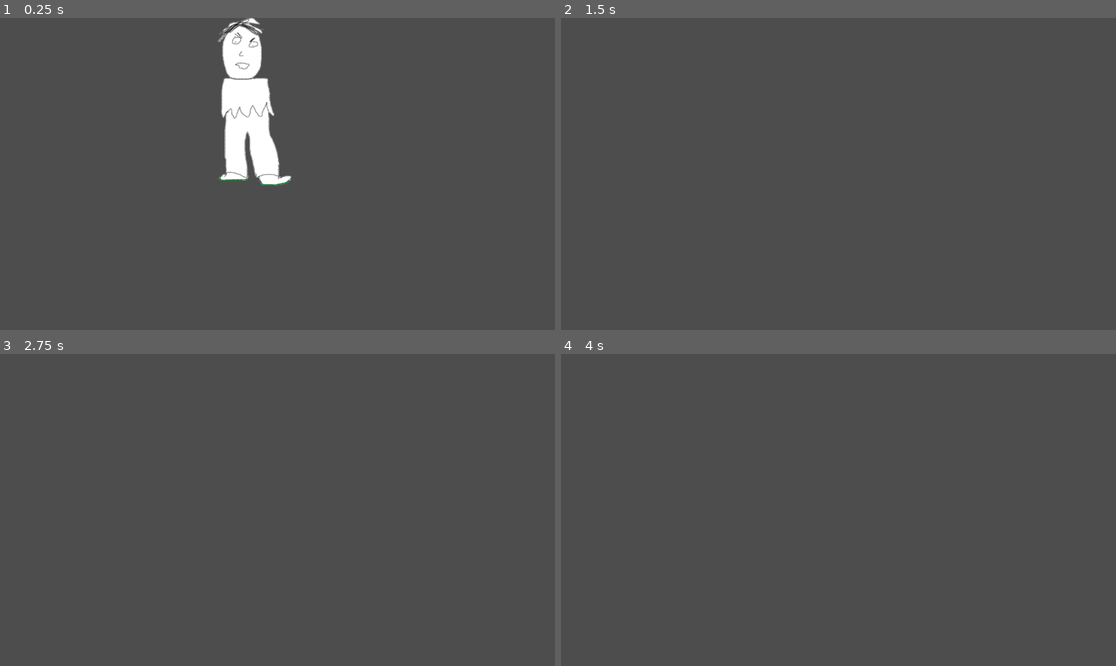
Above: before the commit, frames 1-4 (two rows, left to right).
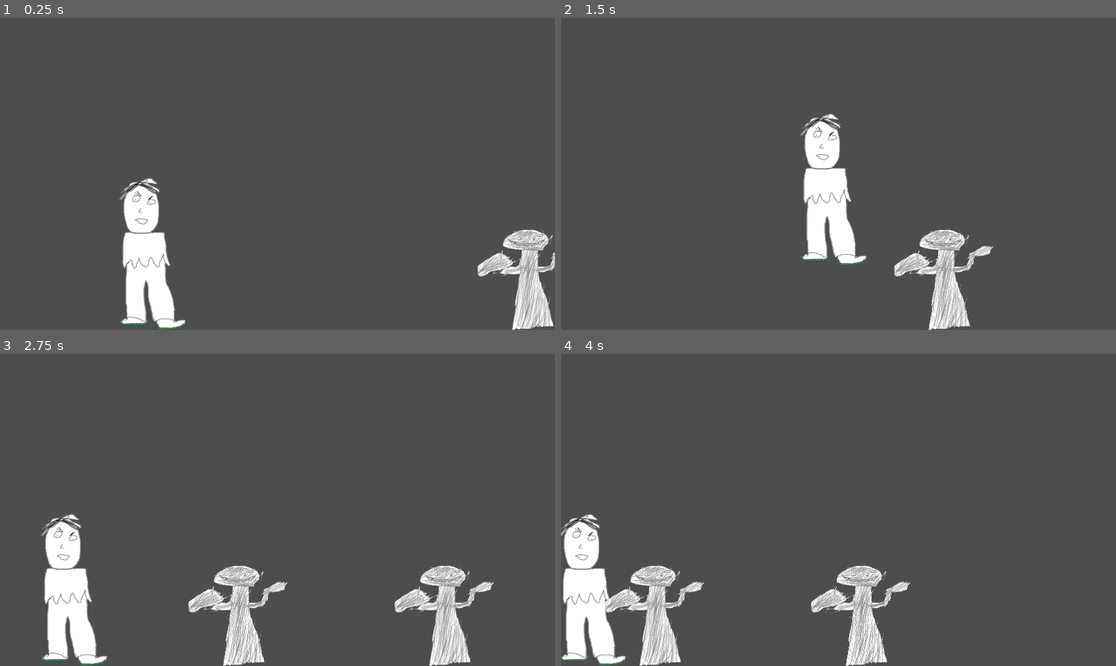
Above: after the commit, the same moments.

Repository: pwnzor79/GGJ2024
Game: Godot game, scene res://Scenes/IanScene.tscn
The game is run twice, just before and just after one commit, with the same random seed, the same clock (stepped at 60 frames per second) and the same inputs. The project has no main scene, so this scene is started directly.
Inputs:
- Up to frame 1 (0.25 s): no input
- Up to frame 2 (1.5 s): hold W (up) 0.53-1.28 s; hold D (right) from 0.53 s (still down); tap W (up) at 1.35 s
- Up to frame 3 (2.75 s): tap W (up) at 1.52, 1.82 s; release D (right) at 2.03 s; hold A (left) from 2.03 s (still down); hold W (up) from 2.03 s (still down)
- Up to frame 4 (4 s): release A (left) at 2.78 s; release W (up) at 2.78 s; hold D (right) from 2.78 s (still down); tap W (up) at 2.85, 3.02, 3.32 s; hold W (up) from 3.53 s (still down)

The runs differ from the first frame. In frame 1, 9.5% of the frame differs, in the area x 21-100%, y 0-100%; in frame 2, 5.5%; in frame 3, 7.7%; in frame 4, 7.7%.

Commit message:
Prototype

Diff:
--- /dev/null
+++ b/Ian Game/Scenes/Game Manager.gd
@@ -0,0 +1,13 @@
+extends Node2D
+
+@export var speed = 400
+
+
+# Called when the node enters the scene tree for the first time.
+func _ready():
+	pass # Replace with function body.
+
+
+# Called every frame. 'delta' is the elapsed time since the previous frame.
+func _process(delta):
+	pass
--- a/Scenes/IanCharacter.gd
+++ b/Ian Game/Scenes/IanCharacter.gd
@@ -7,6 +7,7 @@
 # Called when the node enters the scene tree for the first time.
 func _ready():
 	print("Hello it is me blumpldorf")
+
 
 func _input(event: InputEvent):
 	# Upwards movement
@@ -44,7 +45,6 @@
 		else :
 			movementVector.x = 0
 
-
 func _process(delta):
 	self.position += movementVector * delta
 	print("Hello it is me blumpldorf")
--- /dev/null
+++ b/Ian Game/Scenes/Jumpldorf.gd
@@ -0,0 +1,49 @@
+extends CharacterBody2D
+
+@export var gravity = 980
+@export var SPEED = 300.0
+@export var JUMP_VELOCITY = -400.0
+@export var RELEASE_IMPULSE = 200
+@export var RELEASE_GRAVITY_RATIO = 0.5
+@export var fallingGravityRatio = 0.5
+@export var JUMPS = 2
+@export var backwards_force_scale = 0.5
+
+var jumpsRemaining = JUMPS
+
+func do_game_manager_force(delta):
+	position.x -= IanGameManager.speed * backwards_force_scale * delta
+
+func _process(delta):
+	do_game_manager_force(delta)
+
+func _physics_process(delta):
+	# Add the gravity.
+	if not is_on_floor():
+		velocity.y += gravity * delta
+		if not Input.is_action_pressed("up"):
+			velocity.y += gravity * RELEASE_GRAVITY_RATIO * delta
+	else:
+		jumpsRemaining = JUMPS
+
+	if velocity.y < 0:
+		velocity.y += gravity * fallingGravityRatio * delta
+
+	# Handle jump.
+	if Input.is_action_just_pressed("up") and jumpsRemaining > 0:
+		velocity.y = JUMP_VELOCITY
+		jumpsRemaining-=1
+
+	if Input.is_action_just_released("up") and not is_on_floor():
+		velocity.y += RELEASE_IMPULSE
+
+	# Get the input direction and handle the movement/deceleration.
+	# As good practice, you should replace UI actions with custom gameplay actions.
+	var direction = Input.get_axis("left", "right")
+	if direction:
+		velocity.x = direction * SPEED
+	else:
+		velocity.x = move_toward(velocity.x, 0, SPEED)
+
+	position = position.clamp(Vector2.ZERO, get_viewport_rect().size)
+	move_and_slide()
--- /dev/null
+++ b/Ian Game/Scenes/MovingCamera.gd
@@ -0,0 +1,12 @@
+extends Camera2D
+
+@export var speed = 700
+
+# Called when the node enters the scene tree for the first time.
+func _ready():
+	pass # Replace with function body.
+
+
+# Called every frame. 'delta' is the elapsed time since the previous frame.
+func _process(delta):
+	position.x += speed * delta
--- /dev/null
+++ b/Ian Game/Scenes/Obstacles/Obstacle Spawner.gd
@@ -0,0 +1,19 @@
+extends Node2D
+@export var scenes = []
+@export var distanceBetweenObstacles: float
+@export var distanceVariation: Vector2
+
+# Called when the node enters the scene tree for the first time.
+func _ready():
+	randomize()
+	while true:
+		spawnObstacle()
+		var nextDistance = distanceBetweenObstacles + randf_range(distanceVariation.x, distanceVariation.y)
+		var time = nextDistance / IanGameManager.speed
+		await get_tree().create_timer(time).timeout
+
+func spawnObstacle():
+	var obstacle = scenes[randi_range(0, scenes.size()-1)]
+	var instance = obstacle.instantiate()
+	add_child(instance)
+# Called every frame. 'delta' is the elapsed time since the previous frame.
--- /dev/null
+++ b/Ian Game/Scenes/Obstacles/Obstacle.gd
@@ -0,0 +1,5 @@
+extends StaticBody2D
+
+# Called every frame. 'delta' is the elapsed time since the previous frame.
+func _process(delta):
+	position.x -= IanGameManager.speed * delta
--- /dev/null
+++ b/Ian Game/Scenes/Obstacles/Placeholder Air Obstacle.tscn
@@ -0,0 +1,21 @@
+[gd_scene load_steps=4 format=3 uid="uid://wmrhbj4yde0s"]
+
+[ext_resource type="PackedScene" uid="uid://crg1i46xfj0pc" path="res://Ian Game/Scenes/Obstacles/obstacle.tscn" id="1_g8wqt"]
+[ext_resource type="Texture2D" uid="uid://voxyha5mvpoo" path="res://Ian Game/Textures/Tree Guy.png" id="2_tkmvq"]
+
+[sub_resource type="RectangleShape2D" id="RectangleShape2D_25jtl"]
+size = Vector2(74.7435, 63.6353)
+
+[node name="Obstacle" instance=ExtResource("1_g8wqt")]
+
+[node name="Sprite2D" type="Sprite2D" parent="." index="0"]
+position = Vector2(24.7557, -858.405)
+rotation = -3.14138
+scale = Vector2(0.223775, 0.904004)
+texture = ExtResource("2_tkmvq")
+
+[node name="CollisionShape2D" type="CollisionShape2D" parent="." index="1"]
+position = Vector2(33.7245, -867.462)
+rotation = 3.14159
+scale = Vector2(1.23825, 9.9147)
+shape = SubResource("RectangleShape2D_25jtl")
--- /dev/null
+++ b/Ian Game/Scenes/Obstacles/obstacle.tscn
@@ -0,0 +1,6 @@
+[gd_scene load_steps=2 format=3 uid="uid://crg1i46xfj0pc"]
+
+[ext_resource type="Script" path="res://Ian Game/Scenes/Obstacles/Obstacle.gd" id="1_c5l7c"]
+
+[node name="Obstacle" type="StaticBody2D"]
+script = ExtResource("1_c5l7c")
--- /dev/null
+++ b/Ian Game/Scenes/Obstacles/placeholder ground obstacle.tscn
@@ -0,0 +1,18 @@
+[gd_scene load_steps=4 format=3 uid="uid://c8lyno7r2ix3h"]
+
+[ext_resource type="PackedScene" uid="uid://crg1i46xfj0pc" path="res://Ian Game/Scenes/Obstacles/obstacle.tscn" id="1_ujn8s"]
+[ext_resource type="Texture2D" uid="uid://voxyha5mvpoo" path="res://Ian Game/Textures/Tree Guy.png" id="2_mwyve"]
+
+[sub_resource type="RectangleShape2D" id="RectangleShape2D_xp3tu"]
+size = Vector2(216, 338)
+
+[node name="Obstacle" instance=ExtResource("1_ujn8s")]
+
+[node name="CollisionShape2D" type="CollisionShape2D" parent="." index="0"]
+position = Vector2(-28, -159)
+shape = SubResource("RectangleShape2D_xp3tu")
+
+[node name="Sprite2D" type="Sprite2D" parent="." index="1"]
+position = Vector2(-32, -160)
+scale = Vector2(0.476066, 0.476066)
+texture = ExtResource("2_mwyve")
--- /dev/null
+++ b/Ian Game/Scenes/StaticBody2D.gd
@@ -0,0 +1,11 @@
+extends StaticBody2D
+
+
+# Called when the node enters the scene tree for the first time.
+func _ready():
+	pass # Replace with function body.
+
+
+# Called every frame. 'delta' is the elapsed time since the previous frame.
+func _process(delta):
+	position.x -= IanGameManager.speed * delta
--- /dev/null
+++ b/Ian Game/Scenes/blumpldorf.tscn
@@ -0,0 +1,20 @@
+[gd_scene load_steps=4 format=3 uid="uid://c8mwbfkd114bo"]
+
+[ext_resource type="Texture2D" uid="uid://cvxv3s5dvqf1o" path="res://Ian Game/Textures/Blumpldorf.png" id="1_11kes"]
+[ext_resource type="Script" path="res://Ian Game/Scenes/IanCharacter.gd" id="2_yjt60"]
+
+[sub_resource type="RectangleShape2D" id="RectangleShape2D_nakyl"]
+size = Vector2(224.865, 520.722)
+
+[node name="Blumpldorf" type="RigidBody2D"]
+position = Vector2(171, 462)
+gravity_scale = 0.0
+
+[node name="CollisionShape2D" type="CollisionShape2D" parent="."]
+position = Vector2(1.62946, 0)
+shape = SubResource("RectangleShape2D_nakyl")
+
+[node name="Sprite" type="Sprite2D" parent="CollisionShape2D"]
+position = Vector2(-1.62946, 0)
+texture = ExtResource("1_11kes")
+script = ExtResource("2_yjt60")
--- a/Scenes/IanScene.tscn
+++ b/Scenes/IanScene.tscn
@@ -1,12 +1,51 @@
-[gd_scene load_steps=3 format=3 uid="uid://swgkg14gq8e"]
+[gd_scene load_steps=9 format=3 uid="uid://swgkg14gq8e"]
 
+[ext_resource type="Script" path="res://Ian Game/Scenes/Game Manager.gd" id="1_4ngmh"]
 [ext_resource type="Texture2D" uid="uid://cvxv3s5dvqf1o" path="res://Ian Game/Textures/Blumpldorf.png" id="1_50flw"]
-[ext_resource type="Script" path="res://Scenes/IanCharacter.gd" id="2_3pulr"]
+[ext_resource type="Script" path="res://Ian Game/Scenes/Jumpldorf.gd" id="1_mg3jw"]
+[ext_resource type="Script" path="res://Ian Game/Scenes/Obstacles/Obstacle Spawner.gd" id="4_ltwwl"]
+[ext_resource type="PackedScene" uid="uid://wmrhbj4yde0s" path="res://Ian Game/Scenes/Obstacles/Placeholder Air Obstacle.tscn" id="5_65p7i"]
+[ext_resource type="PackedScene" uid="uid://c8lyno7r2ix3h" path="res://Ian Game/Scenes/Obstacles/placeholder ground obstacle.tscn" id="5_vwrl8"]
+
+[sub_resource type="RectangleShape2D" id="RectangleShape2D_stbhp"]
+size = Vector2(228, 515)
+
+[sub_resource type="RectangleShape2D" id="RectangleShape2D_63ar6"]
+size = Vector2(1910, 20)
 
 [node name="IanScene" type="Node2D"]
+script = ExtResource("1_4ngmh")
 
-[node name="Character" type="Sprite2D" parent="."]
-position = Vector2(880, 289)
-scale = Vector2(1.11384, 1.11384)
+[node name="Jumpldorf" type="CharacterBody2D" parent="."]
+position = Vector2(568, 800)
+platform_on_leave = 2
+script = ExtResource("1_mg3jw")
+gravity = 1200
+SPEED = 700.0
+JUMP_VELOCITY = -1000.0
+RELEASE_IMPULSE = 100
+fallingGravityRatio = 1.0
+
+[node name="CollisionShape2D" type="CollisionShape2D" parent="Jumpldorf"]
+position = Vector2(9, 0)
+shape = SubResource("RectangleShape2D_stbhp")
+
+[node name="Sprite" type="Sprite2D" parent="Jumpldorf"]
+position = Vector2(9, 0)
 texture = ExtResource("1_50flw")
-script = ExtResource("2_3pulr")
+
+[node name="Camera2D" type="Camera2D" parent="."]
+position = Vector2(960, 544)
+
+[node name="StaticBody2D" type="StaticBody2D" parent="Camera2D"]
+position = Vector2(1, 542)
+
+[node name="Collision" type="CollisionShape2D" parent="Camera2D/StaticBody2D"]
+shape = SubResource("RectangleShape2D_63ar6")
+
+[node name="Obstacle Spawner" type="Node2D" parent="."]
+position = Vector2(1956, 1067)
+script = ExtResource("4_ltwwl")
+scenes = [ExtResource("5_vwrl8"), ExtResource("5_65p7i")]
+distanceBetweenObstacles = 1000.0
+distanceVariation = Vector2(-500, 500)
--- /dev/null
+++ b/Scenes/StaticBody2D.gd
@@ -0,0 +1,10 @@
+extends "res://Ian Game/Scenes/Test Obstacle.gd"
+
+
+# Called when the node enters the scene tree for the first time.
+func _ready():
+	pass # Replace with function body.
+
+
+# Called every frame. 'delta' is the elapsed time since the previous frame.
+func _process(delta):
--- a/project.godot
+++ b/project.godot
@@ -13,6 +13,10 @@
 config/name="GGJ2024"
 config/features=PackedStringArray("4.2", "Forward Plus")
 config/icon="res://icon.svg"
+
+[autoload]
+
+IanGameManager="*res://Ian Game/Scenes/Game Manager.gd"
 
 [display]
 
Binary file added: Ian Game/Textures/Tree Guy.png
Not shown, added: Ian Game/Textures/Tree Guy.png.import
